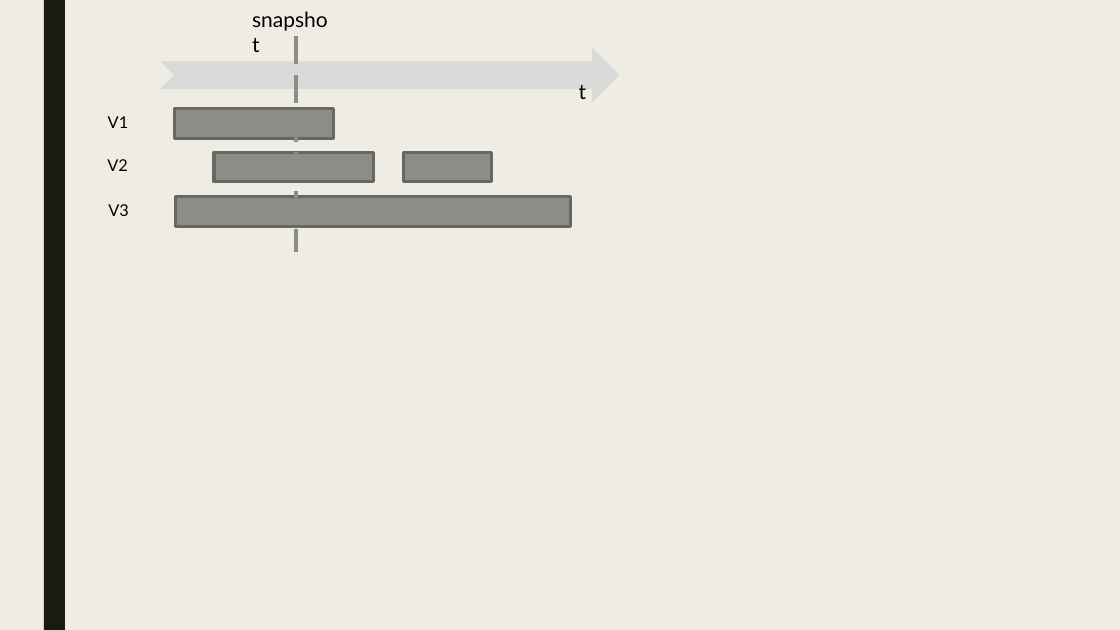
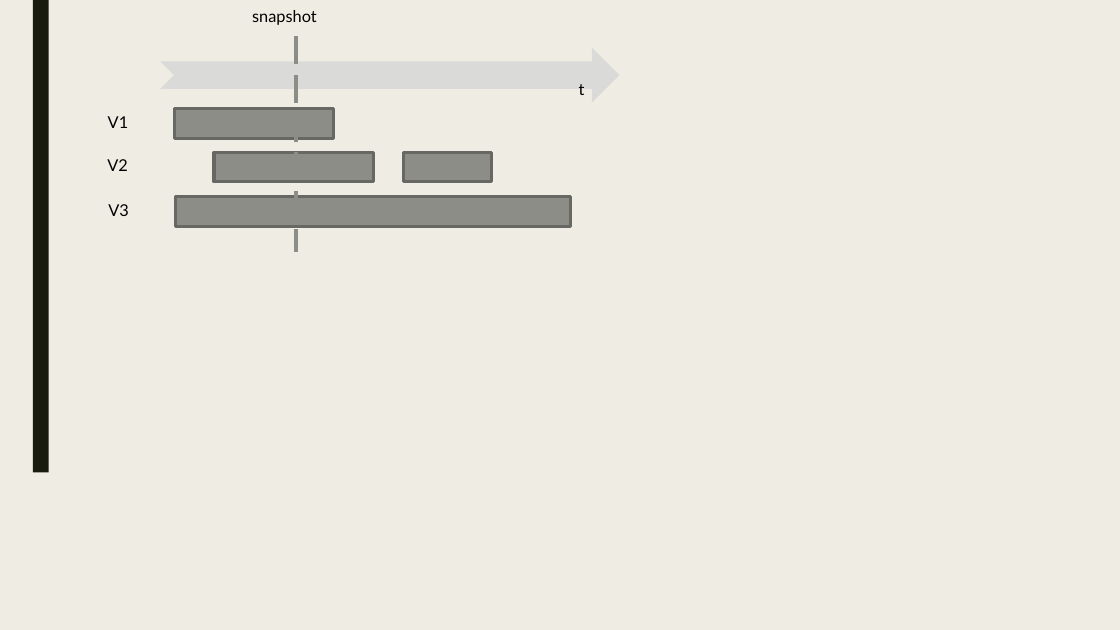
Before and after one commit to PortalDB/portal, a slide deck: slide 15 of paper/pvldb2016/figs/model.pptx (slide 12 before the commit). Drawn at 1120x630 pixels with LibreOffice and Linux fonts; fonts in the diff are those of the drawing. Boxes give left, top, right and bottom in pixels: in the first picture for what was removed or moved away, otherwise in the second. Text is boxed around its words. In the diff, an @@ line names an element or a change of style, - is before the commit and + after.

```diff
--- a/paper/pvldb2016/figs/model.pptx
+++ b/paper/pvldb2016/figs/model.pptx
@@ rectangle: place and size @@
-rectangle at (44,0,65,630)
+rectangle at (33,0,49,472)
@@ text "snapshot" at (252,10,317,25): size 18 to 14 pt @@
@@ text "t" at (579,84,585,95): size 18 to 14 pt @@
```
Also in this commit, not shown: 16 other slides changed, 5 slides added, 2 other files.
